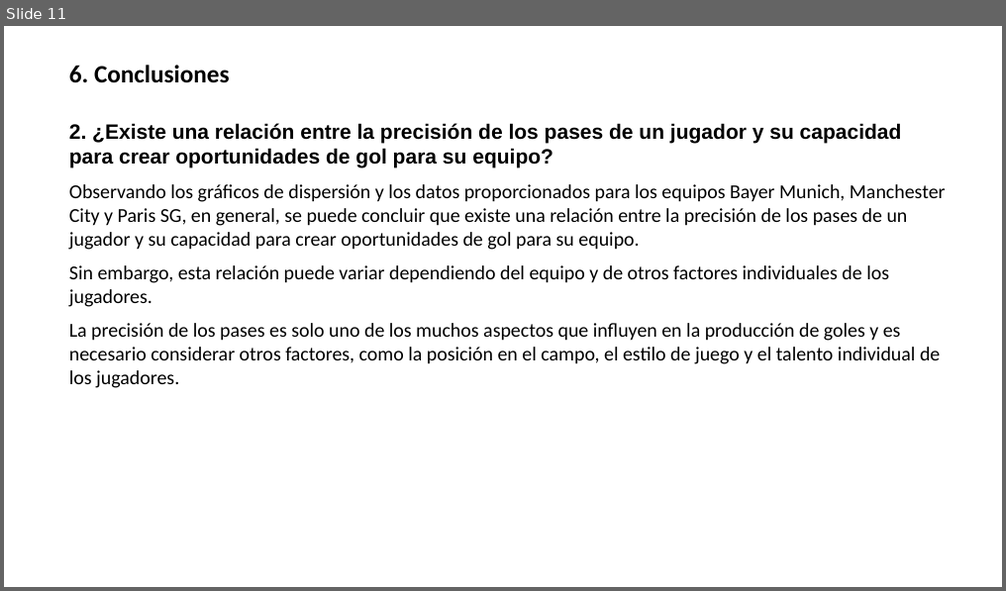
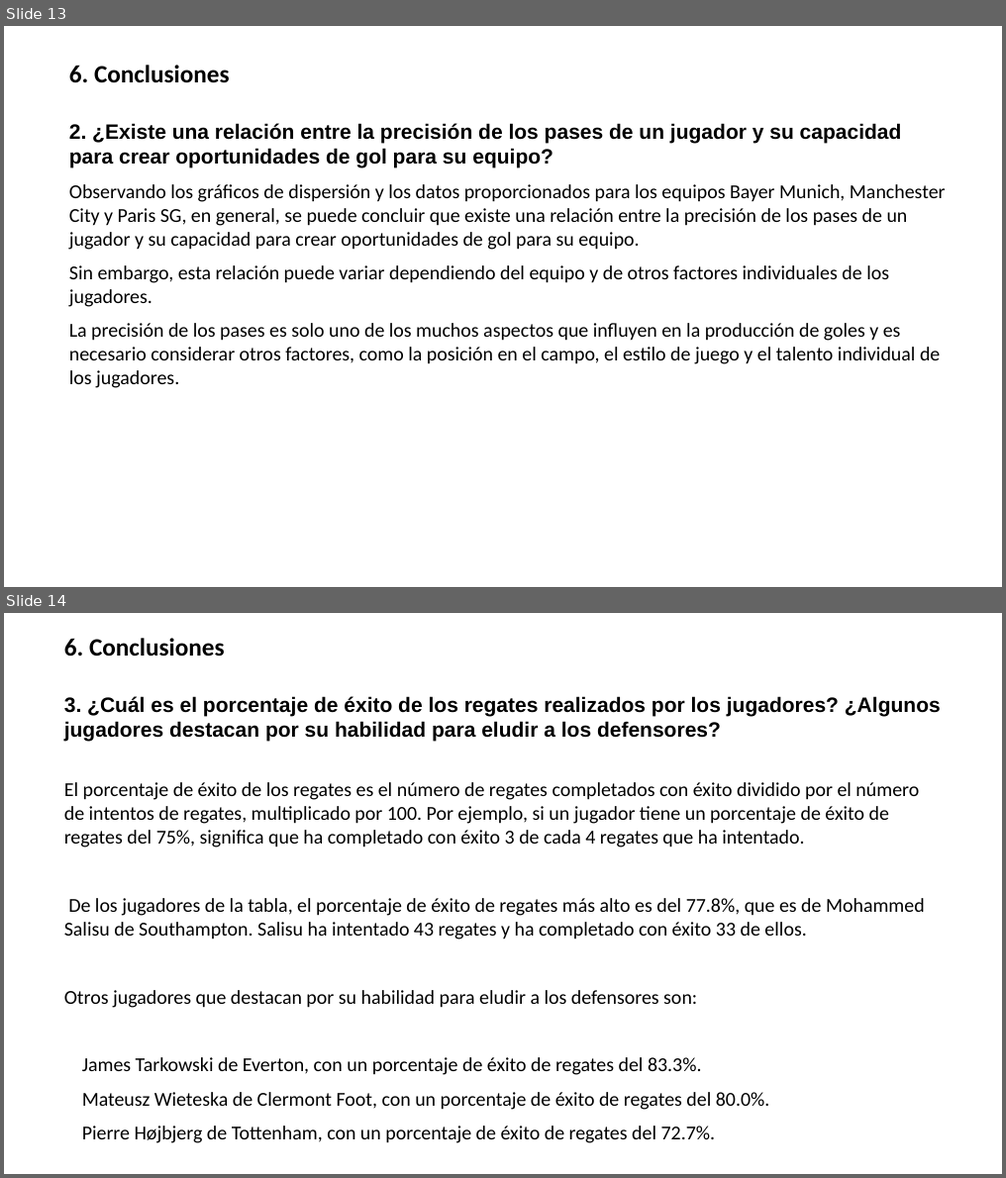
Before and after one commit to IngLuissolis/CoderHouseDataScience, a slide deck: Desafios/Análisis_Datos_Fútbol.pptx. Shown one above the other, each under a label of ours: slide 11 before the commit, slides 13 and 14 after it. The pictures are 1006x591 and 1006x1178 pixels, drawn with LibreOffice and Linux fonts; fonts in the diff are those of the drawing. Boxes give left, top, right and bottom in pixels: in the first picture for what was removed or moved away, otherwise in the second. Text is boxed around its words. In the diff, an @@ line names an element or a change of style, - is before the commit and + after.

```diff
--- a/Desafios/Análisis_Datos_Fútbol.pptx
+++ b/Desafios/Análisis_Datos_Fútbol.pptx
@@ slide 14 added at box(4, 613, 1002, 1174), background #FFFFFF @@
@@ text added at box(64, 638, 941, 1144), 19 pt, text #000000 @@
+6. Conclusiones
+3. ¿Cuál es el porcentaje de éxito de los regates realizados por los jugadores? ¿Algunos jugadores destacan por su habilidad para eludir a los defensores?
+El porcentaje de éxito de los regates es el número de regates completados con éxito dividido por el número de intentos de regates, multiplicado por 100. Por ejemplo, si un jugador tiene un porcentaje de éxito de regates del 75%, significa que ha completado con éxito 3 de cada 4 regates que ha intentado.
+De los jugadores de la tabla, el porcentaje de éxito de regates más alto es del 77.8%, que es de Mohammed Salisu de Southampton. Salisu ha intentado 43 regates y ha completado con éxito 33 de ellos.
+Otros jugadores que destacan por su habilidad para eludir a los defensores son:
+James Tarkowski de Everton, con un porcentaje de éxito de regates del 83.3%.
+Mateusz Wieteska de Clermont Foot, con un porcentaje de éxito de regates del 80.0%.
+Pierre Højbjerg de Tottenham, con un porcentaje de éxito de regates del 72.7%.
@@ what was slide 11 is now slide 13 @@
```
Also in this commit, not shown: 1 slide changed, 3 other slides added, 15 other files.
